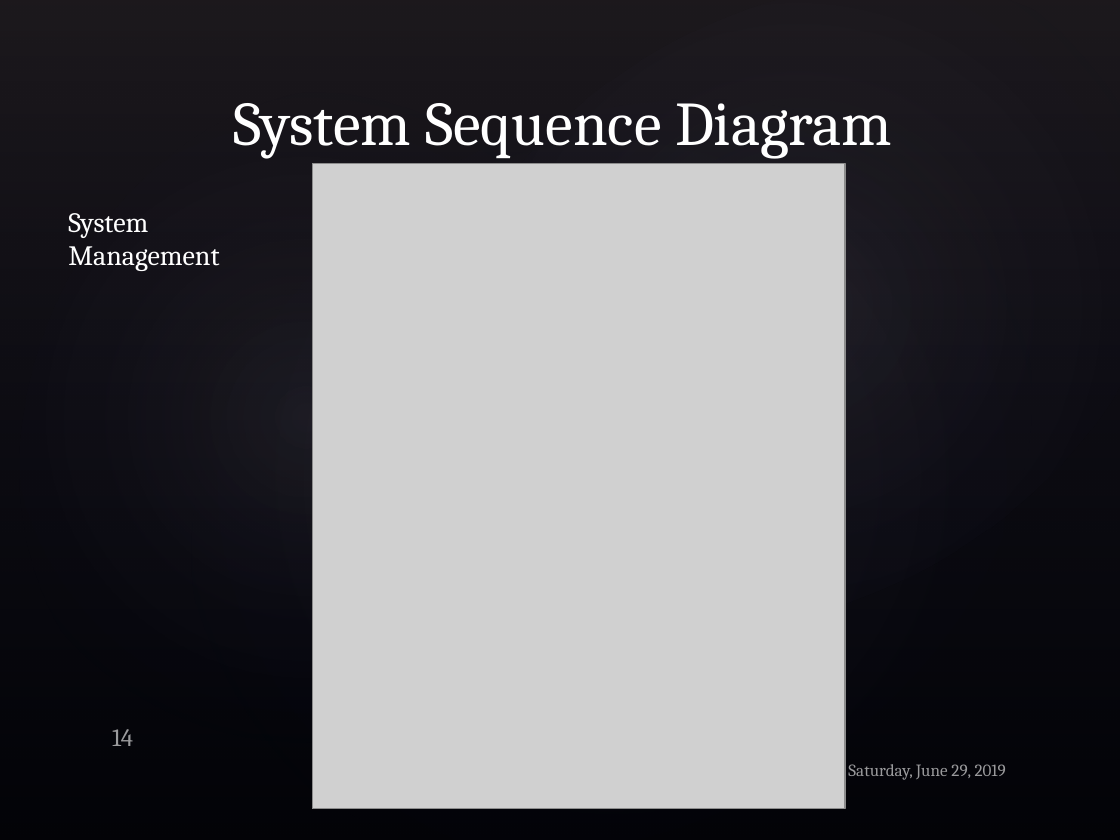
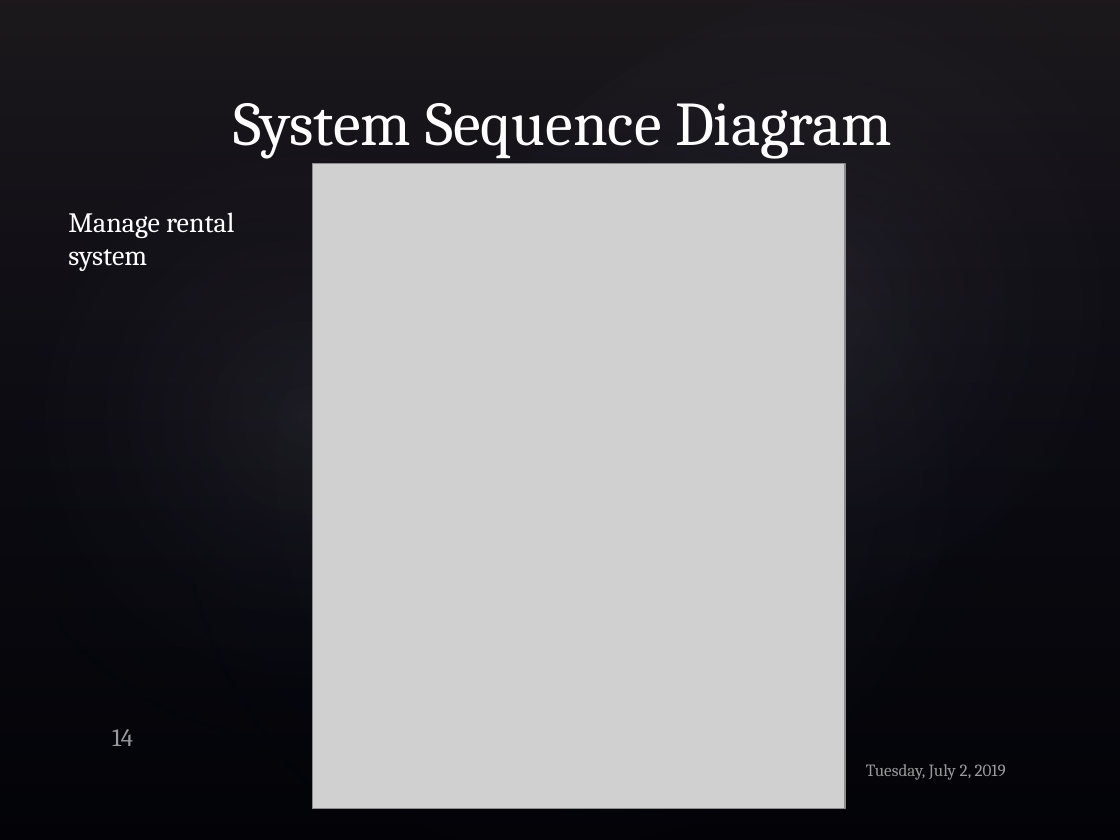
Before and after one commit to iv1660yg/MSU-ICS-370, a slide deck: slide 14 of Project_Elaboration_1.pptx. Drawn at 1120x840 pixels with LibreOffice and Linux fonts; fonts in the diff are those of the drawing; grey boxes stand for pictures; background and template pictures are left out. Boxes give left, top, right and bottom in pixels: in the first picture for what was removed or moved away, otherwise in the second. Text is boxed around its words. In the diff, an @@ line names an element or a change of style, - is before the commit and + after.

```diff
--- a/Project_Elaboration_1.pptx
+++ b/Project_Elaboration_1.pptx
@@ text at <box>68,212,234,271</box>: text changed @@
-System Management
+Manage rental system
@@ text at <box>866,764,1006,780</box>: text changed @@
-Saturday, June 29, 2019
+Tuesday, July 2, 2019
```
Also in this commit, not shown: 11 other slides changed.
